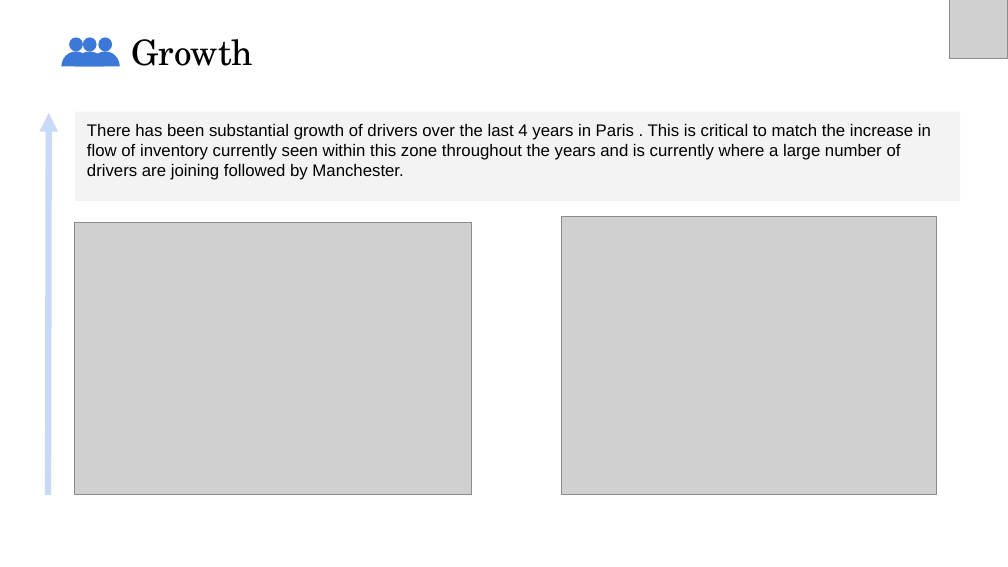
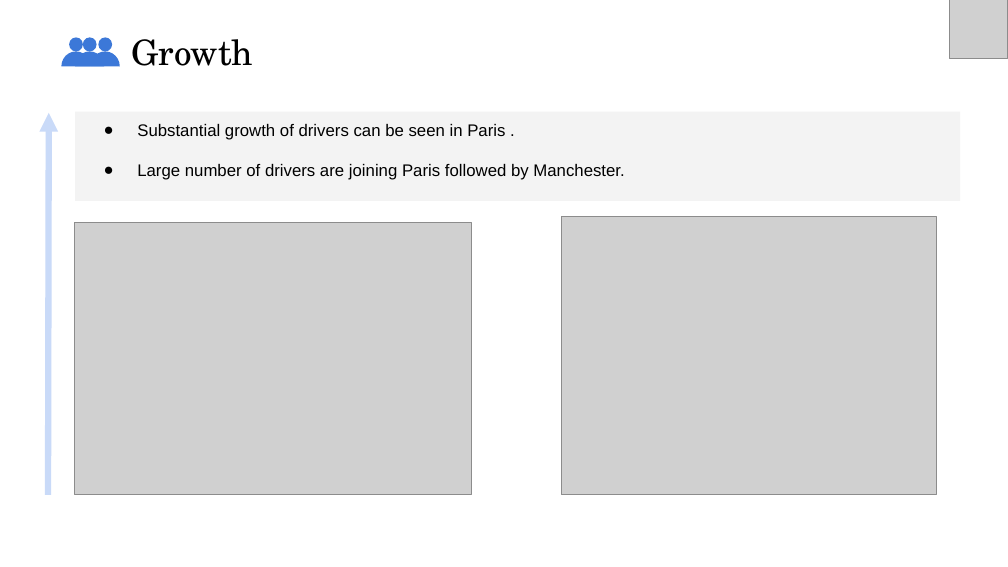
Before and after one commit to chill016/chrishill_stuart, a slide deck: slide 5 of assets/CH_STUART_CASESTUDY.pptx. Drawn at 1008x567 pixels with LibreOffice and Linux fonts; fonts in the diff are those of the drawing; grey boxes stand for pictures. Boxes give left, top, right and bottom in pixels: in the first picture for what was removed or moved away, otherwise in the second. Text is boxed around its words. In the diff, an @@ line names an element or a change of style, - is before the commit and + after.

```diff
--- a/assets/CH_STUART_CASESTUDY.pptx
+++ b/assets/CH_STUART_CASESTUDY.pptx
@@ text in rectangle at bbox=[137, 124, 624, 180]: text changed @@
-There has been substantial growth of drivers over the last 4 years in Paris . This is critical to match the increase in flow of inventory currently seen within this zone throughout the years and is currently where a large number of drivers are joining followed by Manchester.
+● Substantial growth of drivers can be seen in Paris .
+● Large number of drivers are joining Paris followed by Manchester.
```
Also in this commit, not shown: 1 other slide changed.
